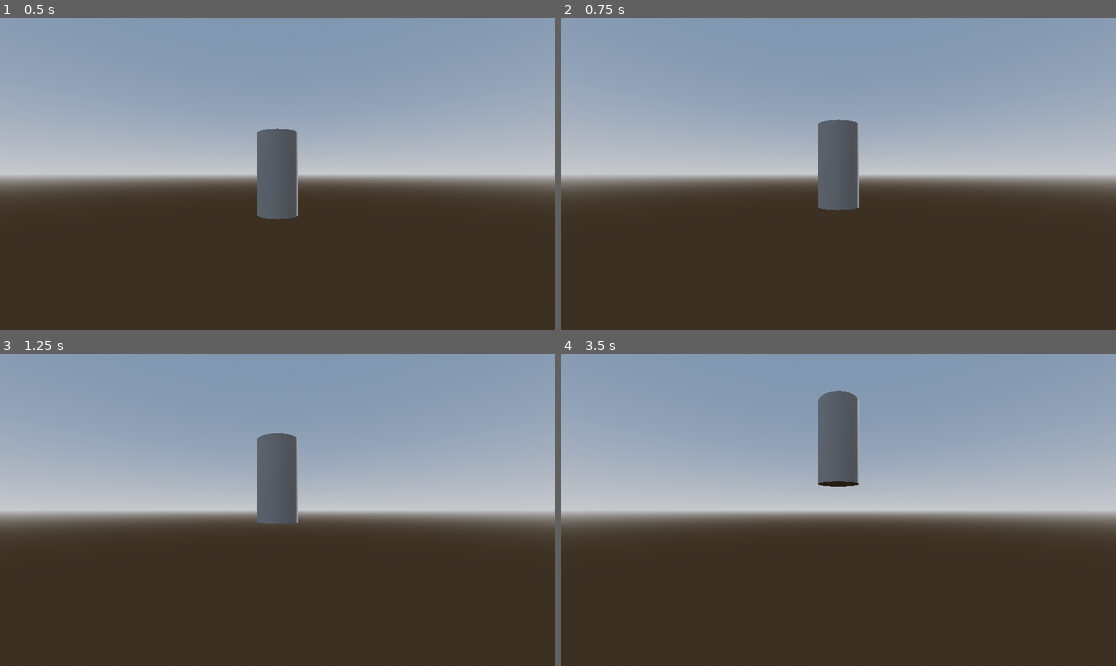
Above: before the commit, frames 1-4 (two rows, left to right).
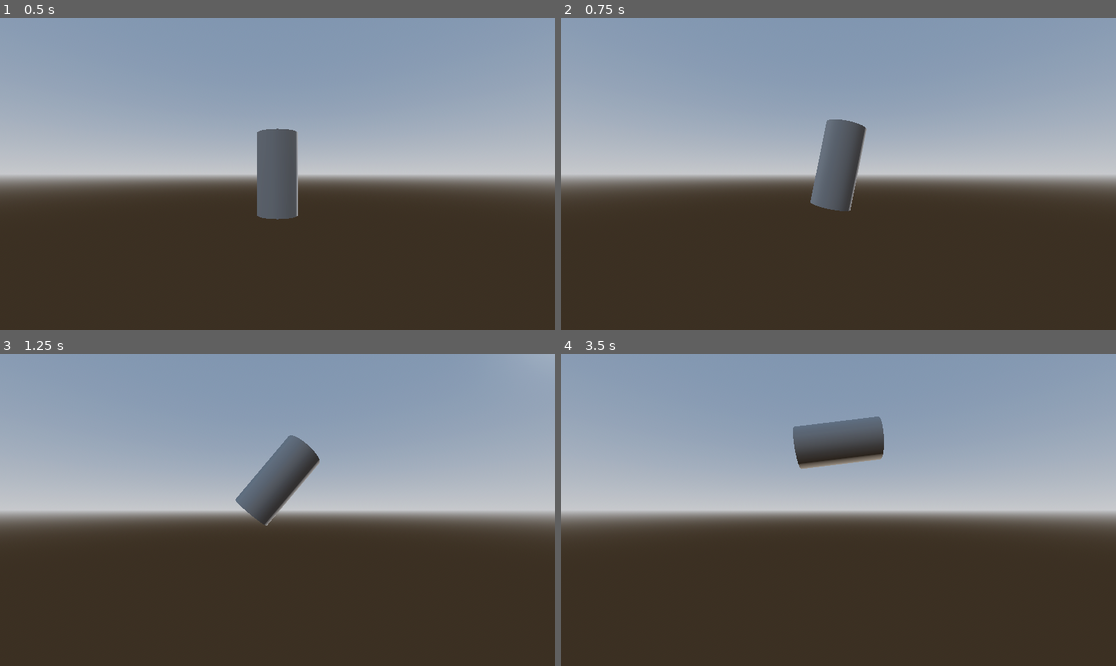
Above: after the commit, the same moments.

Repository: niamh-d/godot-3d-boost
Game: Godot game, scene res://scenes/player/player.tscn
Same seed, same stepped clock (60 frames per second), same inputs: the game is played once before the commit and once after it.
Inputs:
- Up to frame 1 (0.5 s): no input
- Up to frame 2 (0.75 s): tap Enter at 0.5 s; hold Right (ui_right) from 0.53 s (still down); hold Space (space) from 0.53 s (still down)
- Up to frame 3 (1.25 s): keep holding Right (ui_right); keep holding Space (space)
- Up to frame 4 (3.5 s): release Right (ui_right) at 1.28 s; release Space (space) at 1.28 s; hold Left (ui_left) 1.28-2.03 s; tap Space (space) at 1.35, 2.85 s; hold Space (space) 2.03-2.78 s; hold Right (ui_right) from 2.03 s (still down)

Frame 1 is identical in both runs. In frame 2, 0.6% of the frame differs, in the area x 44-56%, y 32-62%; in frame 3, 1.9%; in frame 4, 2.9%, in the area x 41-59%, y 11-43%.

Commit message:
level scene

Diff:
--- /dev/null
+++ b/scenes/level/level.tscn
@@ -0,0 +1,30 @@
+[gd_scene load_steps=4 format=3 uid="uid://dvhcayx88t8by"]
+
+[sub_resource type="StandardMaterial3D" id="StandardMaterial3D_dff28"]
+albedo_color = Color(0.4, 0.270588, 0.176471, 1)
+
+[sub_resource type="StandardMaterial3D" id="StandardMaterial3D_djncm"]
+albedo_color = Color(0.121569, 0.133333, 1, 1)
+
+[sub_resource type="StandardMaterial3D" id="StandardMaterial3D_xjlml"]
+albedo_color = Color(0.141176, 1, 0.145098, 1)
+
+[node name="Level" type="Node3D"]
+
+[node name="Floor" type="CSGBox3D" parent="."]
+transform = Transform3D(1, 0, 0, 0, 1, 0, 0, 0, 1, 0, -4, 0)
+use_collision = true
+size = Vector3(30, 8, 5)
+material = SubResource("StandardMaterial3D_dff28")
+
+[node name="LaunchPad" type="CSGBox3D" parent="."]
+transform = Transform3D(1, 0, 0, 0, 1, 0, 0, 0, 1, -7.5, 0.2, 0)
+use_collision = true
+size = Vector3(2, 0.4, 2)
+material = SubResource("StandardMaterial3D_djncm")
+
+[node name="LandingPad" type="CSGBox3D" parent="."]
+transform = Transform3D(1, 0, 0, 0, 1, 0, 0, 0, 1, 8, 0.2, 0)
+use_collision = true
+size = Vector3(2, 0.4, 2)
+material = SubResource("StandardMaterial3D_xjlml")
--- a/scenes/player/player.gd
+++ b/scenes/player/player.gd
@@ -3,3 +3,7 @@
 func _process(delta: float) -> void:
 	if Input.is_action_pressed("space"):
 		position.y += delta
+	if Input.is_action_pressed("ui_left"):
+		rotate_z(delta)
+	if Input.is_action_pressed("ui_right"):
+		rotate_z(-delta)
